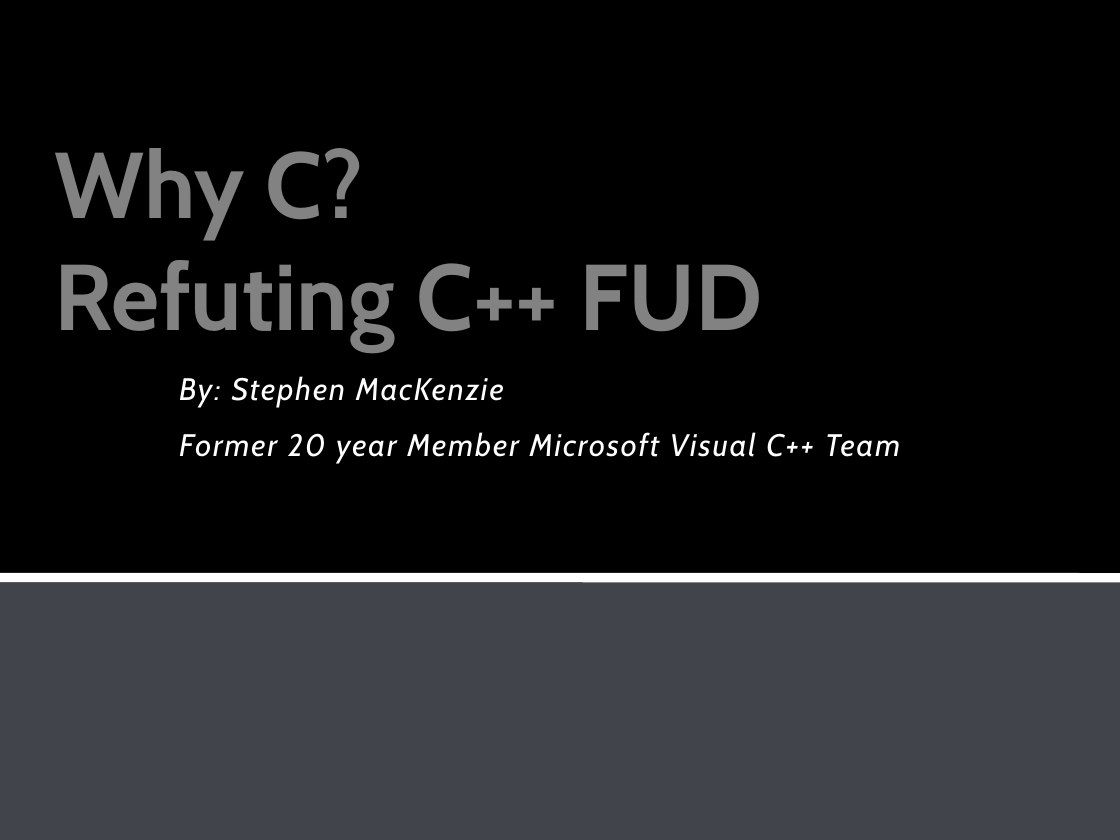
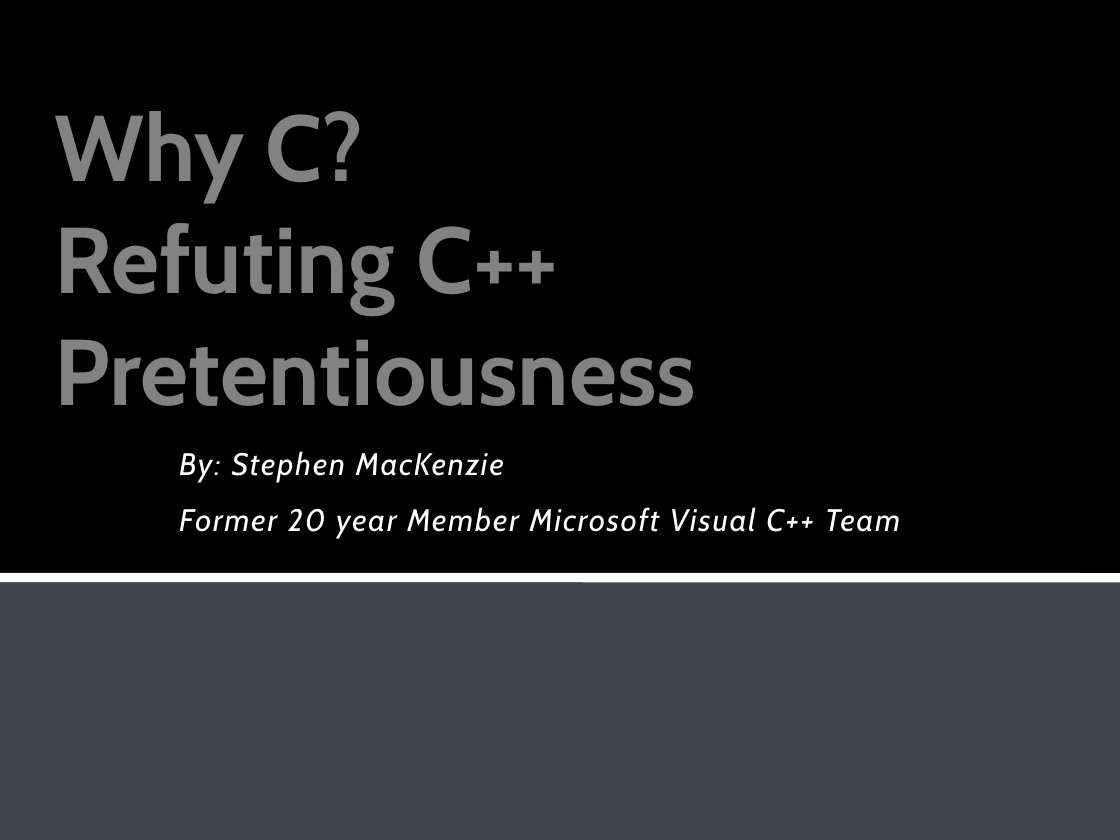
Before and after one commit to stevemac321/whyc, a slide deck: slide 1 of whyc.pptx. Drawn at 1120x840 pixels with LibreOffice and Linux fonts; fonts in the diff are those of the drawing; background and template pictures are left out. Boxes give left, top, right and bottom in pixels: in the first picture for what was removed or moved away, otherwise in the second. Text is boxed around its words. In the diff, an @@ line names an element or a change of style, - is before the commit and + after.

```diff
--- a/whyc.pptx
+++ b/whyc.pptx
@@ title at bbox=[54, 111, 696, 406]: text changed @@
-Why C?
-Refuting C++ FUD
+Why C?
+Refuting C++ Pretentiousness
@@ subtitle "By: Stephen MacKenzie": place and size @@
-subtitle "By: Stephen MacKenzie" at bbox=[179, 376, 900, 464]
+subtitle "By: Stephen MacKenzie" at bbox=[179, 451, 900, 538]
```
Also in this commit, not shown: 6 other slides changed, 4 slides added, 2 slides removed.
